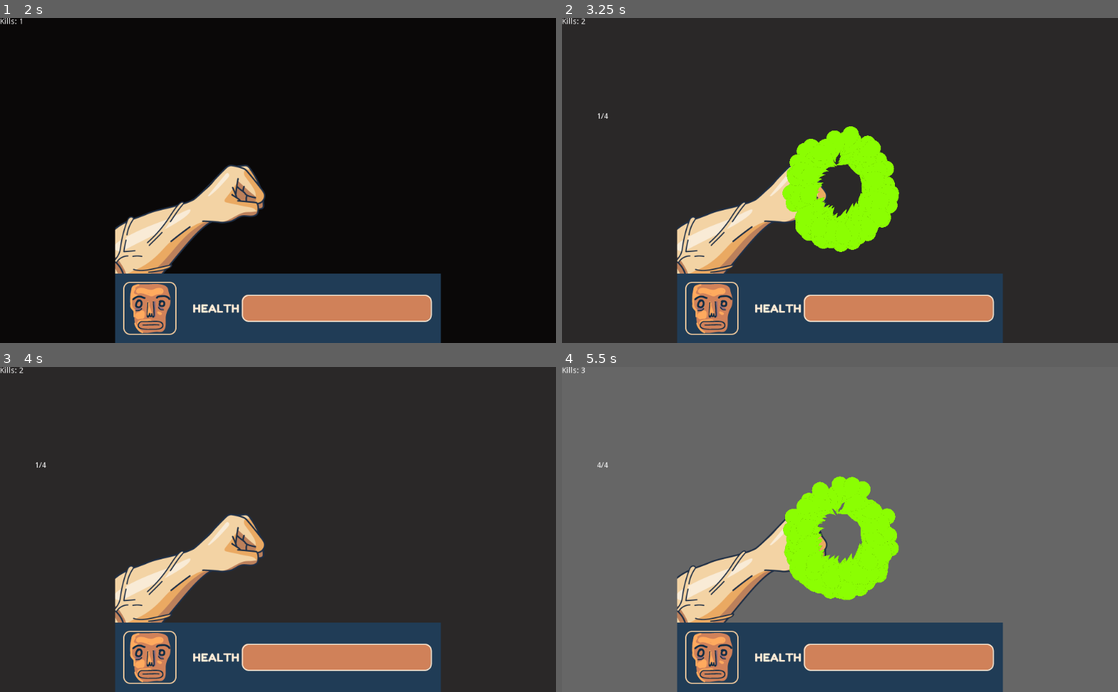
Above: before the commit, frames 1-4 (two rows, left to right).
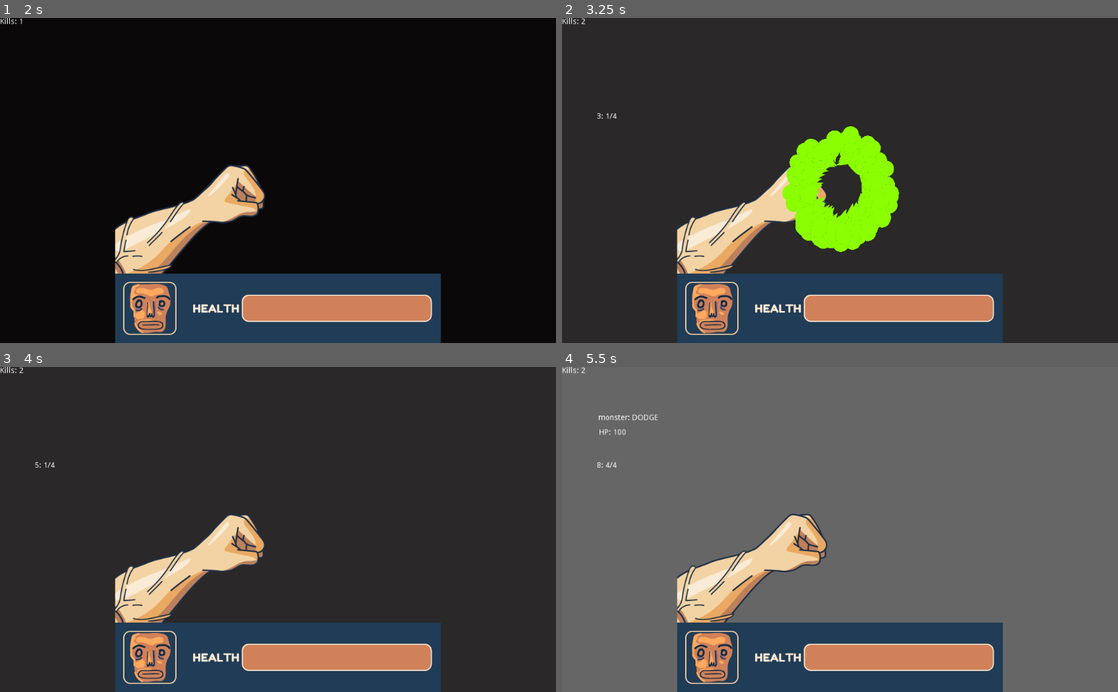
Above: after the commit, the same moments.

Repository: blackmambastudio/mocho
Game: Godot game, scene res://Game.tscn
Same seed, same stepped clock (60 frames per second), same inputs: the game is played once before the commit and once after it.
Inputs (mouse positions are in pixels of both pictures, inside the frame that each line leads up to):
- Up to frame 1 (2 s): tap Enter at 0.5 s; click (278, 180) at 0.67 s; move the mouse to (166, 196) at 1.27 s; click (166, 196) at 1.42 s
- Up to frame 2 (3.25 s): move the mouse to (895, 109) at 2.02 s; click (895, 109) at 2.17 s; tap Space at 2.75 s; move the mouse to (812, 245) at 2.77 s; click (812, 245) at 2.92 s
- Up to frame 3 (4 s): move the mouse to (444, 578) at 3.52 s; click (444, 578) at 3.67 s
- Up to frame 4 (5.5 s): move the mouse to (673, 480) at 4.27 s; click (673, 480) at 4.42 s; move the mouse to (867, 529) at 5.02 s; click (867, 529) at 5.17 s

Frame 1 is identical in both runs. In frame 2, less than 0.1% of the frame differs, in the area x 6-10%, y 29-31%; in frame 3, less than 0.1%; in frame 4, 5.2%, in the area x 3-61%, y 0-72%.

Commit message:
enemy with pattern to the beat

Diff:
--- a/Game.gd
+++ b/Game.gd
@@ -93,14 +93,13 @@
 		# Update the GUI
 		$UI.update_health($Mocho.hp)
 
-var next_note = 0
-func on_metronome_note(tick):
+func on_metronome_note(beat, tick):
 	if current_monster:
-		current_monster.solve_next(tick)
+		current_monster.solve_next(beat, tick)
 	if tick == 0 or tick == 1:
 		$Background.color = Color('111111')
 	else:
 		$Background.color = Color('666666')
 
 	if tick % 4 == 0:
-		$Tempo.text = str(tick/4 + 1) + '/4'
+		$Tempo.text = str(beat) + ': '+str(tick/4 + 1) + '/4'
--- a/Metronome.gd
+++ b/Metronome.gd
@@ -3,14 +3,14 @@
 signal SIXTEENTH
 signal SYNC
 
-export(int) var time_signature_top = 4
+#export(int) var time_signature_top = 4
 export(int) var time_signature_botton = 4
 export(float) var  bpm = 136
 
-var beat_count
+#var beat_count
 var beat_interval
 var current_beat
-var current_measure
+#var current_measure
 
 var sixteenth_time
 var current_time = 0
@@ -34,14 +34,16 @@
 	current_tick += next_beat
 	if current_tick >= 16:
 		current_tick -= 16
+		current_beat += 1
 
 	if next_beat >= 1:
 		current_time = current_time - (next_beat * sixteenth_time)
 		#print('the sixteenth, remain ', current_time)
-		emit_signal('SIXTEENTH', current_tick)
+		emit_signal('SIXTEENTH', current_beat, current_tick)
 
 
 func start():
 	playing = true
+	current_beat = 0
 	current_time = 0
 	current_tick = 0
--- a/Monster.gd
+++ b/Monster.gd
@@ -1,13 +1,27 @@
 extends "res://Fighter.gd"
 
-export (float) var reflexes = 0.5
-export (float) var aggresive = 0.3
+export (float) var reflexes = 0.8
 
 # to dodge...
 # dodge
 var mocho_status = 0
-var next_check = 0
+#var next_check = 0
 var time_next_check = 0.05
+
+# 0 to idle
+# 2 to be alert!
+# 1 to attack
+var status_pattern = [
+	[2,2,2,2,2,2,2,0,2,2,2,2,2,2,2,0],
+	[0,0,0,0,0,0,0,0,0,0,0,0,0,0,0,0],
+	[0,0,0,0,0,0,0,0,0,0,0,0,0,0,0,0],
+	[1,0,0,0,0,0,0,0,0,0,0,0,0,0,0,0],
+	[0,0,0,0,0,0,0,0,0,0,0,0,0,0,0,0],
+	[1,0,0,0,0,0,0,0,0,0,0,0,0,0,0,0],
+	[2,2,2,2,0,0,0,0,2,2,2,2,0,0,0,0],
+	[0,0,0,0,0,0,0,0,0,0,0,0,0,0,0,0]
+]
+onready var beats_lenght = len(status_pattern)
 
 func _ready():
 	self.release()
@@ -15,37 +29,20 @@
 func set_mocho_status(mocho_status):
 	self.mocho_status = mocho_status
 
-func _process(dt):
-	pass
-	#if current_status == STATUS.IDLE:
-	#	next_check -= dt
-	#	if next_check <= 0:
-	#		check_mocho()
-	#		next_check += time_next_check
-	# if not doing something:
-		# read environment
-		# make decision
-		# act
-	# else... continue
 
+func check_dodge(chance):
+	if current_status != STATUS.IDLE: return
+	if self.mocho_status != STATUS.TO_HIT: return
+	var value = randf()
+	if chance > value:
+		self.set_status(STATUS.TO_DODGE)
 
-func check_mocho():
-	# depending on the configuration of this bicho...
-	# prevent - attack
-	var chance = randf()
-	match self.mocho_status:
-		STATUS.TO_HIT:
-			if chance < self.reflexes:
-				self.set_status(STATUS.TO_DODGE)
-			else:
-				time_next_check += chance*0.1
-				print('cant')
-		_:
-			if chance < self.reflexes:
-				self.hit()
-				time_next_check += 1
-
-	pass
-
-func solve_next(tick):
-	pass
+func solve_next(beat, tick):
+	var beat_index = beat%beats_lenght
+	var action = status_pattern[beat_index][tick]
+	if action == 1:
+		self.hit()
+	elif action == 2:
+		self.check_dodge(self.reflexes)
+	elif action == 0:
+		pass
--- a/project.godot
+++ b/project.godot
@@ -19,6 +19,10 @@
 run/main_scene="res://Game.tscn"
 config/icon="res://icon.png"
 
+[debug]
+
+gdscript/warnings/return_value_discarded=false
+
 [rendering]
 
 quality/driver/driver_name="GLES2"
